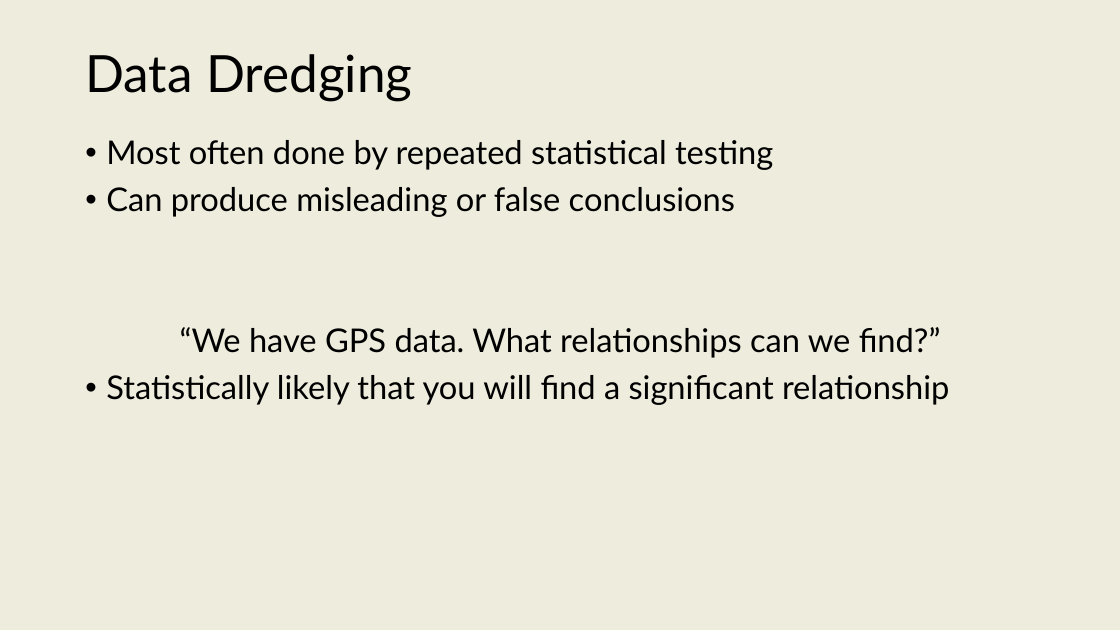
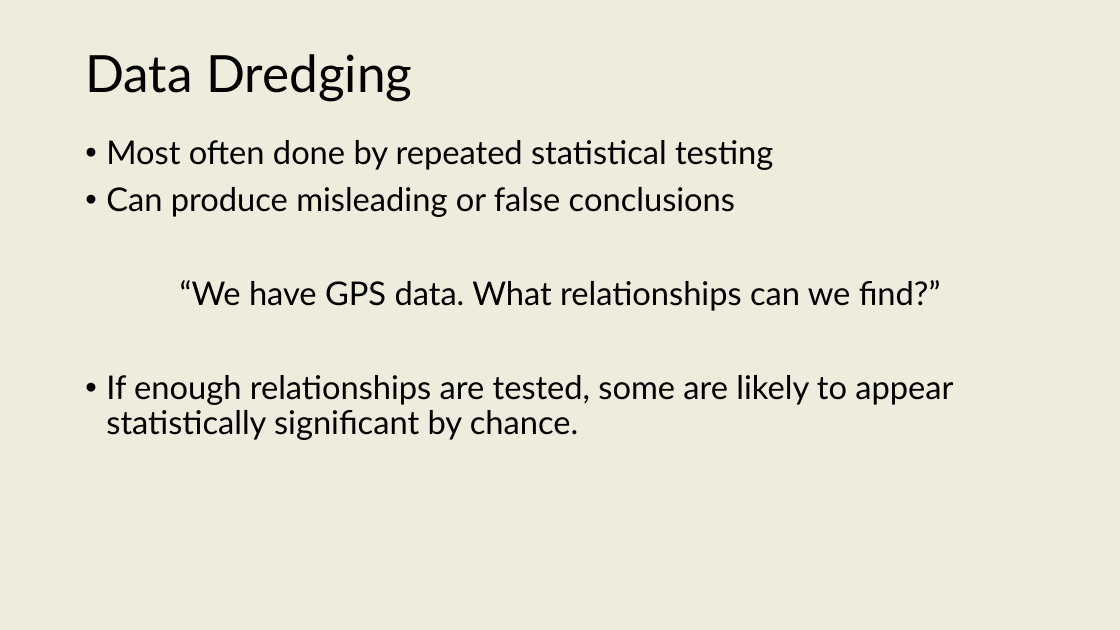
Before and after one commit to onishisaryu/HES-3000-Sports-Data-Analytics, a slide deck: slide 6 of pptx canvas/Lecture3.pptx (slide 18 before the commit). Drawn at 1120x630 pixels with LibreOffice and Linux fonts; fonts in the diff are those of the drawing. Boxes give left, top, right and bottom in pixels: in the first picture for what was removed or moved away, otherwise in the second. Text is boxed around its words. In the diff, an @@ line names an element or a change of style, - is before the commit and + after.

```diff
--- a/pptx canvas/Lecture3.pptx
+++ b/pptx canvas/Lecture3.pptx
@@ text at (106, 375, 953, 440): text changed @@
-• Statistically likely that you will find a significant relationship
+• If enough relationships are tested, some are likely to appear statistically significant by chance.
```
Also in this commit, not shown: 10 other slides changed, 3 slides added, 5 slides removed, 4 other files.
